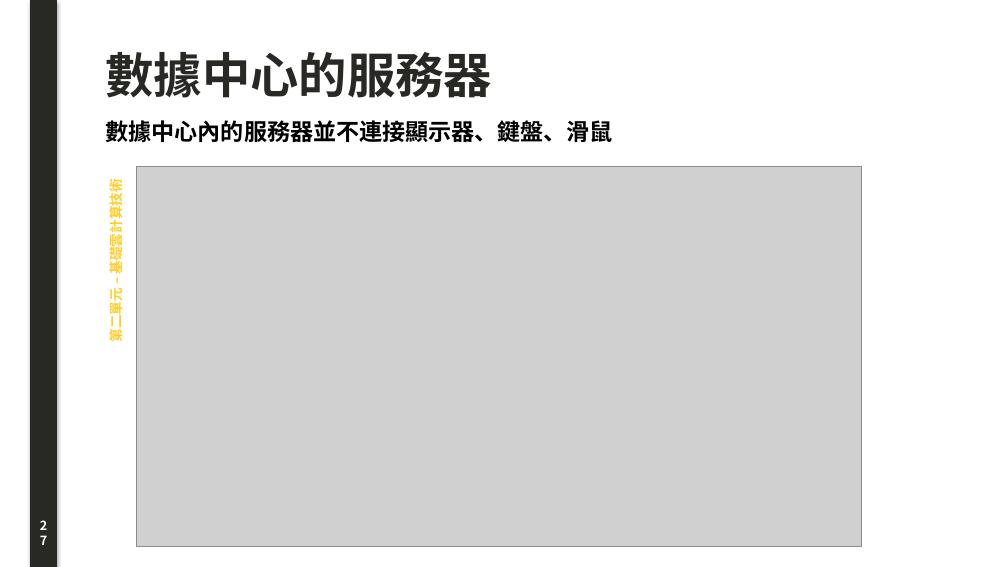
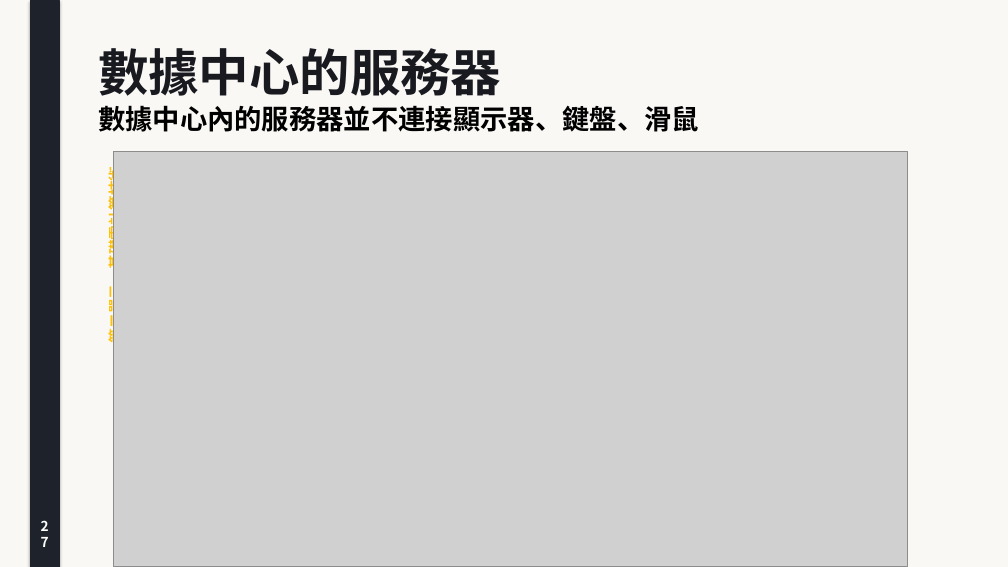
Before and after one commit to joe-ging/seed-cloud-curriculum, a slide deck: slide 27 of downloads/Deck01_Cloud_Foundations_Lecture_Note.pptx. Drawn at 1008x567 pixels with LibreOffice and Linux fonts; fonts in the diff are those of the drawing; grey boxes stand for pictures. Boxes give left, top, right and bottom in pixels: in the first picture for what was removed or moved away, otherwise in the second. Text is boxed around its words. In the diff, an @@ line names an element or a change of style, - is before the commit and + after.

```diff
--- a/downloads/Deck01_Cloud_Foundations_Lecture_Note.pptx
+++ b/downloads/Deck01_Cloud_Foundations_Lecture_Note.pptx
@@ rectangle added at (x1=0, y1=0, x2=1008, y2=567), fill #FAF8F5 @@
@@ rectangle at (x1=30, y1=0, x2=59, y2=567): fill #282825 to #1E222A; outline #282825 0.75 pt to #1E222A 0.75 pt @@
@@ text "第二單元 – 基礎雲計算技術" at (x1=104, y1=177, x2=125, y2=342): size 13 to 14 pt, text colour #FFCE2B to #FFC107 @@
@@ text "數據中心的服務器" moved from (x1=106, y1=52, x2=492, y2=98) to (x1=98, y1=48, x2=501, y2=96) @@
@@ text "數據中心的服務器" at (x1=98, y1=48, x2=501, y2=96): size 46 to 48 pt, text colour #282825 to #181A20 @@
@@ text "數據中心內的服務器並不連接顯示器、鍵盤、滑鼠" moved from (x1=106, y1=120, x2=613, y2=142) to (x1=98, y1=105, x2=699, y2=132) @@
@@ text "數據中心內的服務器並不連接顯示器、鍵盤、滑鼠" at (x1=98, y1=105, x2=699, y2=132): size 22 to 26 pt @@
@@ picture resized from (x1=136, y1=166, x2=862, y2=547) to (x1=113, y1=151, x2=907, y2=567) @@
@@ text "27" at (x1=30, y1=514, x2=59, y2=544): size 12 to 13 pt @@
```
Also in this commit, not shown: 39 other slides changed, 43 other files.
